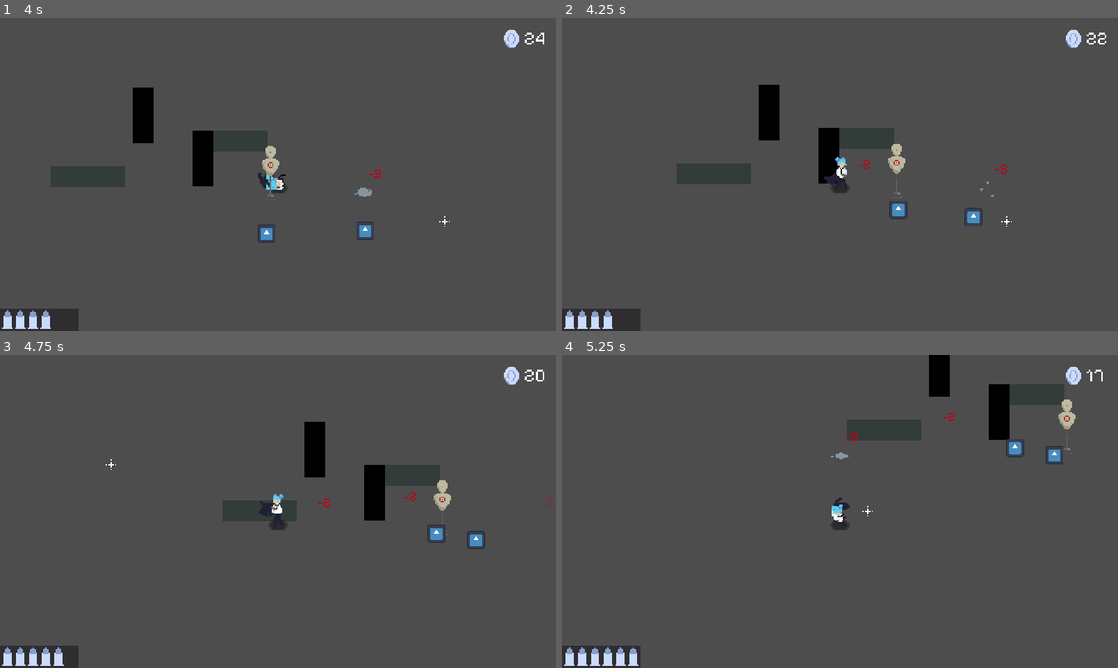
Above: before the commit, frames 1-4 (two rows, left to right).
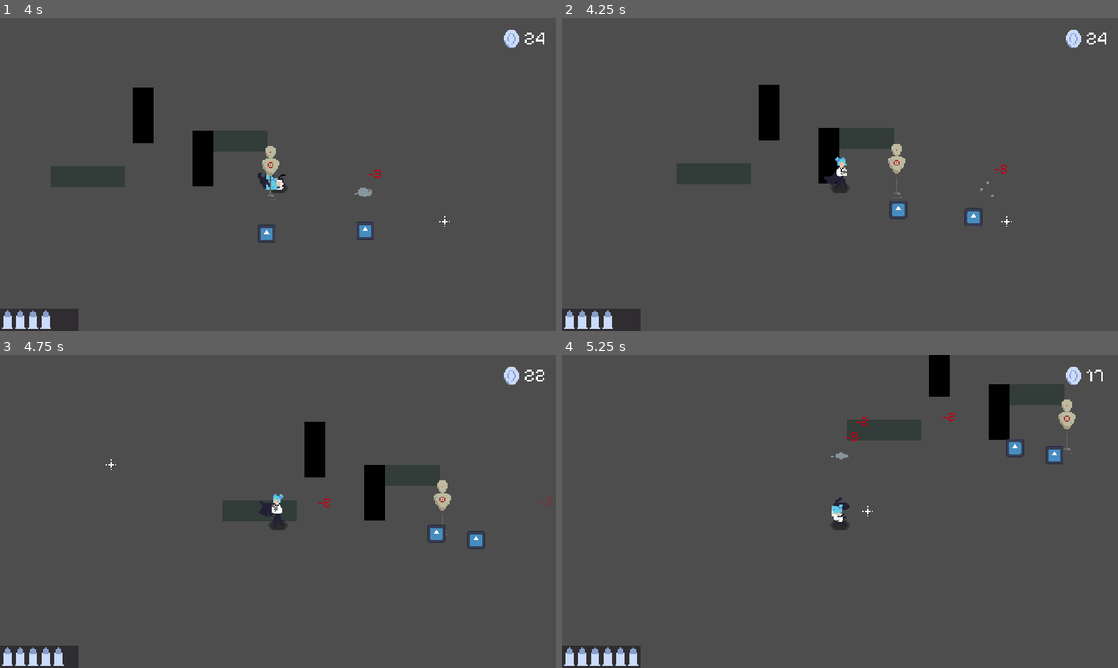
Above: after the commit, the same moments.

Repository: Niimphu/JGJ24
Game: Godot game, scene res://scenes/game/game.tscn
Two runs of this game, one before a commit and one after it. Both use one fixed random seed, a clock stepped at 60 frames per second and the inputs below. The engine's default icon, where the game draws it, is replaced by a stand-in: a white triangle on a blue panel in a dark square.
Inputs (mouse positions are in pixels of both pictures, inside the frame that each line leads up to):
- Up to frame 1 (4 s): move the mouse to (400, 158) at 0.52 s; hold D (move_right) 0.53-1.28 s; tap Space (roll) at 0.6, 1.55, 2.1, 2.85, 3.8 s; move the mouse to (166, 190) at 1.27 s; hold S (move_down) 1.28-2.03 s; click (166, 190) at 1.35 s; move the mouse to (333, 105) at 2.02 s; hold D (move_right) 2.03-2.78 s; move the mouse to (250, 237) at 2.77 s; hold W (move_up) 2.78-3.53 s; move the mouse to (444, 221) at 3.52 s; hold A (move_left) from 3.53 s (still down); click (444, 221) at 3.6 s
- Up to frame 2 (4.25 s): keep holding A (move_left); tap R (reload) at 4.15 s
- Up to frame 3 (4.75 s): keep holding A (move_left); move the mouse to (111, 464) at 4.27 s; tap Space (roll) at 4.35 s
- Up to frame 4 (5.25 s): move the mouse to (867, 511) at 5.02 s; release A (move_left) at 5.03 s; hold S (move_down) from 5.03 s (still down); tap Space (roll) at 5.1 s

Frame 1 is identical in both runs. In frame 2, less than 0.1% of the frame differs, in the area x 49-98%, y 4-52%; in frame 3, less than 0.1%; in frame 4, less than 0.1%.

Commit message:
better roll and reload interactioN

Diff:
--- a/scenes/entities/player.gd
+++ b/scenes/entities/player.gd
@@ -48,6 +48,7 @@
 
 	if Input.is_action_just_pressed("roll") and roll_cd and Game.update_coins(-3, popup_pos()):
 		roll_cd = false
+		reloading = false
 		roll_pressed()
 		await get_tree().create_timer(0.6).timeout
 		roll_cd = true
@@ -162,16 +163,26 @@
 
 
 func reload() -> void:
+	if state == ROLL:
+		return
 	reloading = true
-	while reloading:
-		if current_ammo >= max_ammo or Game.update_coins(-2, popup_pos()) == false:
-			reloading = false
-			return
+	reload_bullet()
 
-		GunAnimator.play("reload")
-		await get_tree().create_timer(0.4).timeout
-		current_ammo += 1
-		AmmoCount.value = current_ammo
+
+func reload_bullet() -> void:
+	if current_ammo >= max_ammo:
+		reloading = false
+		return
+
+	GunAnimator.play("reload")
+	await get_tree().create_timer(0.4).timeout
+	if state == ROLL or Game.update_coins(-2, popup_pos()) == false:
+		reloading = false
+		return
+	current_ammo += 1
+	AmmoCount.value = current_ammo
+	if reloading:
+		reload_bullet()
 
 
 func popup_pos() -> Vector2:
--- a/scenes/entities/player.tscn
+++ b/scenes/entities/player.tscn
@@ -84,8 +84,8 @@
 
 [sub_resource type="Animation" id="Animation_vst3i"]
 resource_name = "reload"
-length = 0.5
-step = 0.1
+length = 0.18
+step = 0.04
 tracks/0/type = "value"
 tracks/0/imported = false
 tracks/0/enabled = true
@@ -93,10 +93,10 @@
 tracks/0/interp = 1
 tracks/0/loop_wrap = true
 tracks/0/keys = {
-"times": PackedFloat32Array(0, 0.1, 0.2, 0.3, 0.4, 0.5),
-"transitions": PackedFloat32Array(1, 1, 1, 1, 1, 1),
-"update": 1,
-"values": [6, 7, 8, 9, 10, 6]
+"times": PackedFloat32Array(0, 0.04, 0.08, 0.12, 0.16),
+"transitions": PackedFloat32Array(1, 1, 1, 1, 1),
+"update": 1,
+"values": [7, 8, 9, 10, 6]
 }
 
 [sub_resource type="Animation" id="Animation_3dysw"]
--- a/scenes/game/game.tscn
+++ b/scenes/game/game.tscn
@@ -1,7 +1,7 @@
 [gd_scene load_steps=21 format=3 uid="uid://w736c3ga5g46"]
 
-[ext_resource type="Texture2D" uid="uid://bcxte0yk7bv2m" path="res://icon.svg" id="1_15yqf"]
 [ext_resource type="Script" path="res://scenes/game/game.gd" id="1_crdur"]
+[ext_resource type="Texture2D" uid="uid://dwd5xb0es073l" path="res://assets/images/TempBG.png" id="2_76leo"]
 [ext_resource type="Texture2D" uid="uid://df24a41c4c40n" path="res://assets/images/TestWall2.png" id="2_w6x2l"]
 [ext_resource type="PackedScene" uid="uid://cgwpb6lgfpnat" path="res://scenes/entities/player.tscn" id="3_4nq4m"]
 [ext_resource type="Texture2D" uid="uid://rjpc4qubo5rr" path="res://assets/images/TestWall.png" id="4_b160q"]
@@ -43,10 +43,8 @@
 CoinCount = NodePath("CanvasLayer/UI/MarginContainer/HBoxContainer/CoinCount")
 
 [node name="TempBG" type="Sprite2D" parent="."]
-visible = false
-modulate = Color(0.61339, 0.61339, 0.61339, 1)
-scale = Vector2(9.46875, 4.75)
-texture = ExtResource("1_15yqf")
+modulate = Color(0.886262, 0.886261, 0.886262, 1)
+texture = ExtResource("2_76leo")
 
 [node name="WorldBoundary" type="StaticBody2D" parent="."]
 
--- a/scenes/ui/popup.tscn
+++ b/scenes/ui/popup.tscn
@@ -18,6 +18,22 @@
 "values": [Color(1, 1, 1, 1)]
 }
 
+[sub_resource type="Animation" id="Animation_hnxdt"]
+resource_name = "gain"
+step = 0.1
+tracks/0/type = "value"
+tracks/0/imported = false
+tracks/0/enabled = true
+tracks/0/path = NodePath(".:modulate")
+tracks/0/interp = 1
+tracks/0/loop_wrap = true
+tracks/0/keys = {
+"times": PackedFloat32Array(0, 0.7, 1),
+"transitions": PackedFloat32Array(1, 1, 1),
+"update": 0,
+"values": [Color(0.065, 0.65, 0.11375, 1), Color(0.0666667, 0.65098, 0.113725, 1), Color(0.065, 0.65, 0.11375, 0)]
+}
+
 [sub_resource type="Animation" id="Animation_rqxnq"]
 resource_name = "lose"
 step = 0.1
@@ -32,22 +48,6 @@
 "transitions": PackedFloat32Array(1, 1, 1),
 "update": 0,
 "values": [Color(0.745098, 0, 0.0823529, 1), Color(0.744788, 0, 0.0830877, 1), Color(0.75, 0, 0.0875001, 0)]
-}
-
-[sub_resource type="Animation" id="Animation_hnxdt"]
-resource_name = "gain"
-step = 0.1
-tracks/0/type = "value"
-tracks/0/imported = false
-tracks/0/enabled = true
-tracks/0/path = NodePath(".:modulate")
-tracks/0/interp = 1
-tracks/0/loop_wrap = true
-tracks/0/keys = {
-"times": PackedFloat32Array(0, 0.7, 1),
-"transitions": PackedFloat32Array(1, 1, 1),
-"update": 0,
-"values": [Color(0.065, 0.65, 0.11375, 1), Color(0.0666667, 0.65098, 0.113725, 1), Color(0.065, 0.65, 0.11375, 0)]
 }
 
 [sub_resource type="AnimationLibrary" id="AnimationLibrary_ss3qu"]
@@ -65,6 +65,7 @@
 script = ExtResource("2_qfxk3")
 
 [node name="Label" type="Label" parent="."]
+layout_mode = 0
 offset_right = 40.0
 offset_bottom = 23.0
 theme_override_font_sizes/font_size = 12
